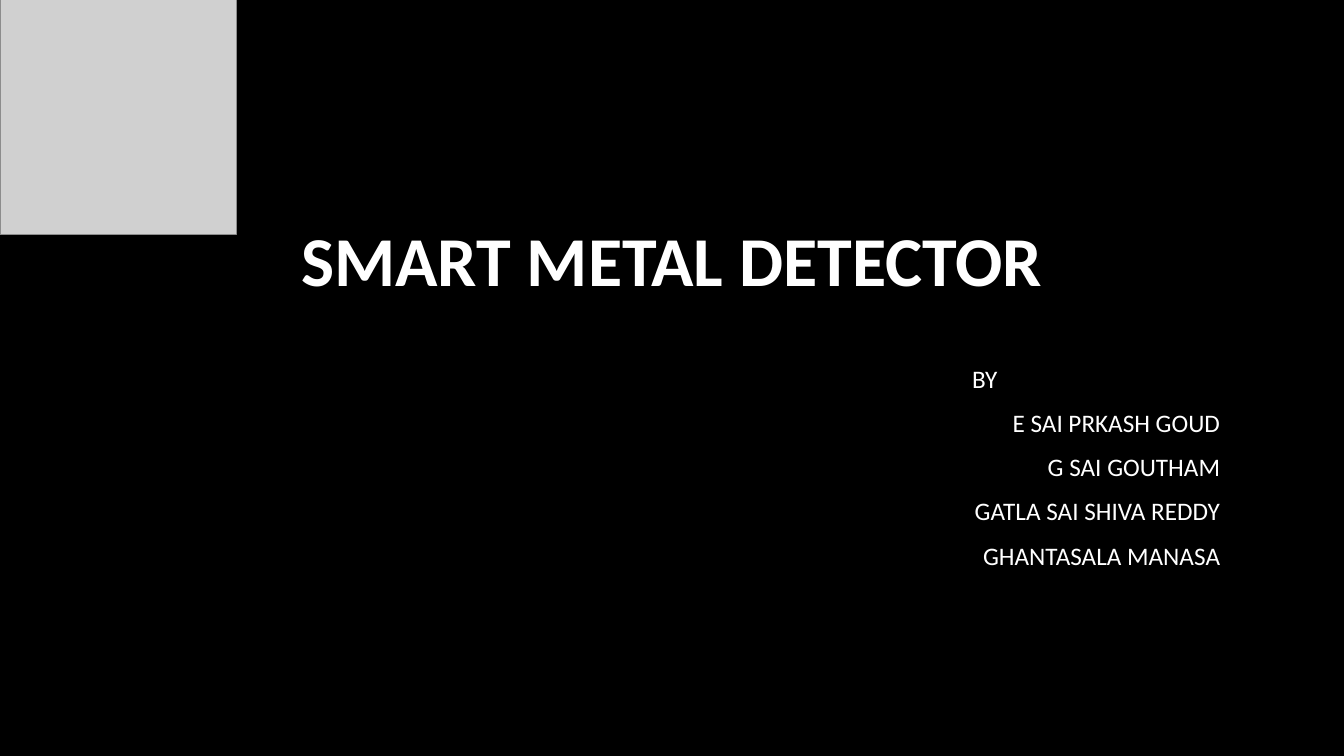
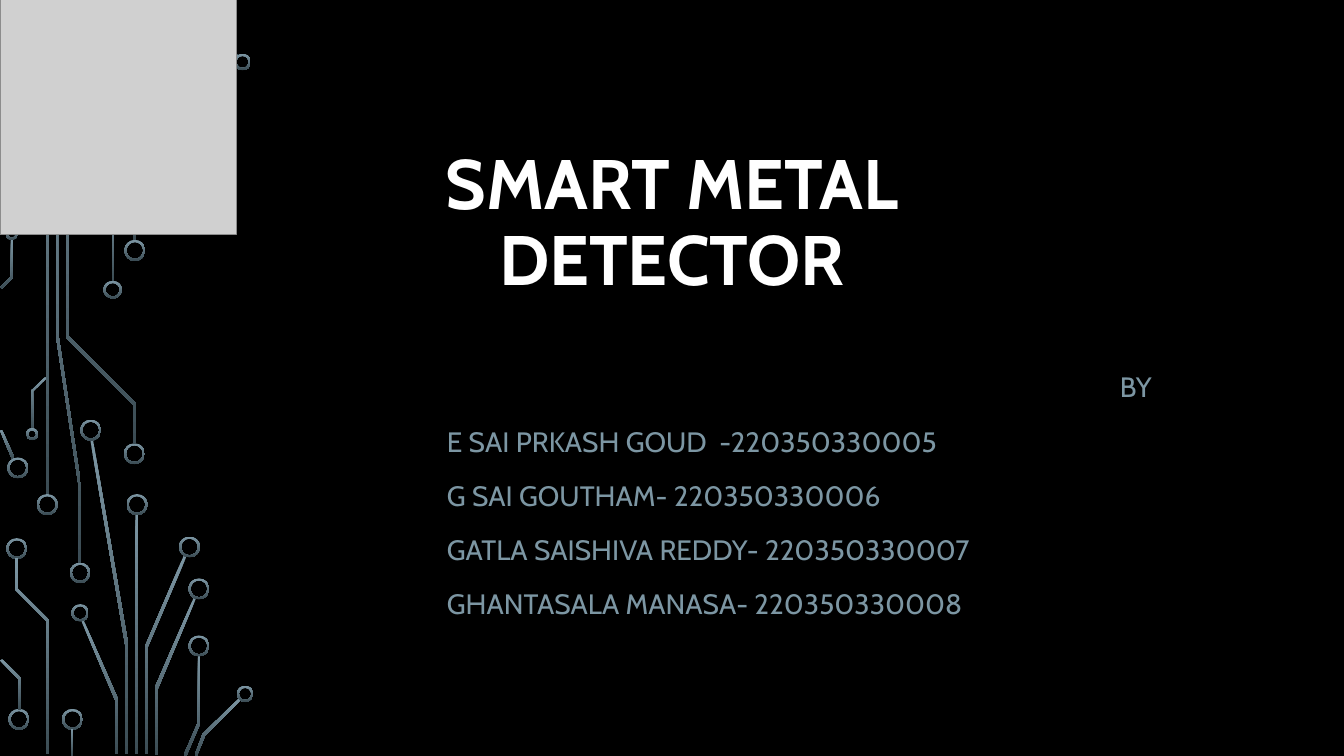
Before and after one commit to Saishivareddy/Smart-Metal-Detection, a slide deck: slide 1 of smart METAL Detector.pptx. Drawn at 1344x756 pixels with LibreOffice and Linux fonts; fonts in the diff are those of the drawing; grey boxes stand for pictures; background and template pictures are left out. Boxes give left, top, right and bottom in pixels: in the first picture for what was removed or moved away, otherwise in the second. Text is boxed around its words. In the diff, an @@ line names an element or a change of style, - is before the commit and + after.

```diff
--- a/smart METAL Detector.pptx
+++ b/smart METAL Detector.pptx
@@ title "SMART METAL DETECTOR" at bbox=[446, 159, 898, 286]: font Calibri to Cabin; line spacing 1 to 0.9 @@
@@ subtitle at bbox=[1120, 377, 1152, 397]: size 18 to 20 pt, font Calibri to Cabin, text colour #FFFFFF to #7C96A3 in "BY"; line spacing 1 to 1.2 @@
@@ subtitle at bbox=[447, 432, 969, 615]: text changed; size 18 to 20 pt; font Calibri to Cabin; text colour #FFFFFF to #7C96A3 @@
-E SAI PRKASH GOUD
-G SAI GOUTHAM
-GATLA SAI SHIVA REDDY
-GHANTASALA MANASA
+E SAI PRKASH GOUD -220350330005
+G SAI GOUTHAM- 220350330006
+GATLA SAISHIVA REDDY- 220350330007
+GHANTASALA MANASA- 220350330008
@@ group added at bbox=[0, 1, 254, 756]: 34 freeform shapes, 4 rectangles @@
```
Also in this commit, not shown: 9 other slides changed, 10 slides added, 2 slides removed.
